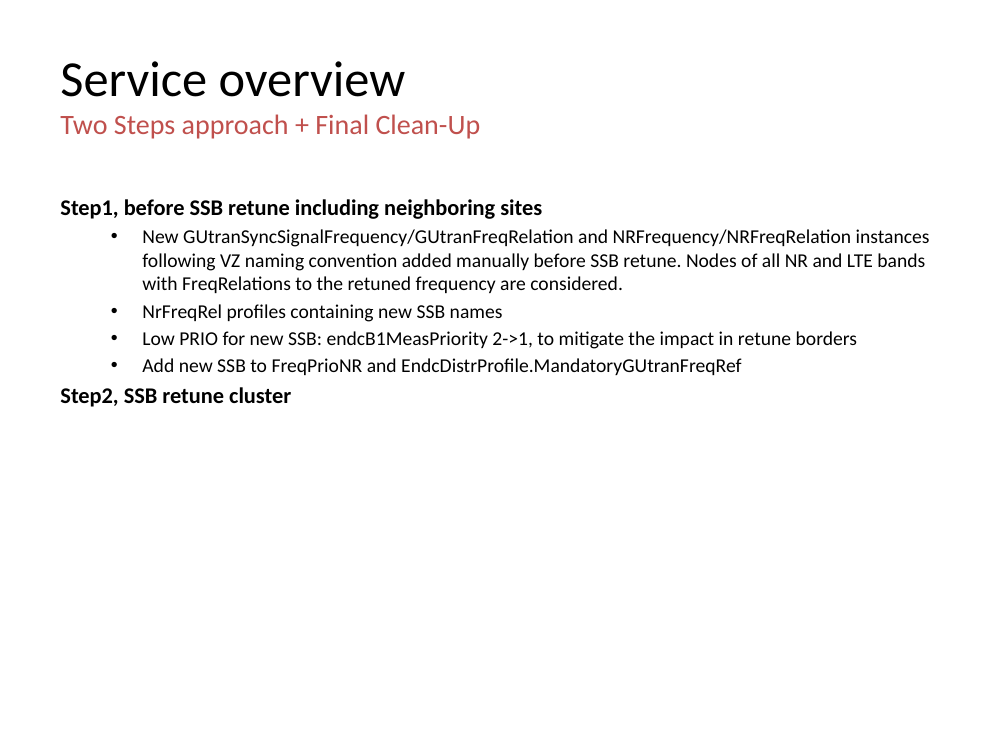
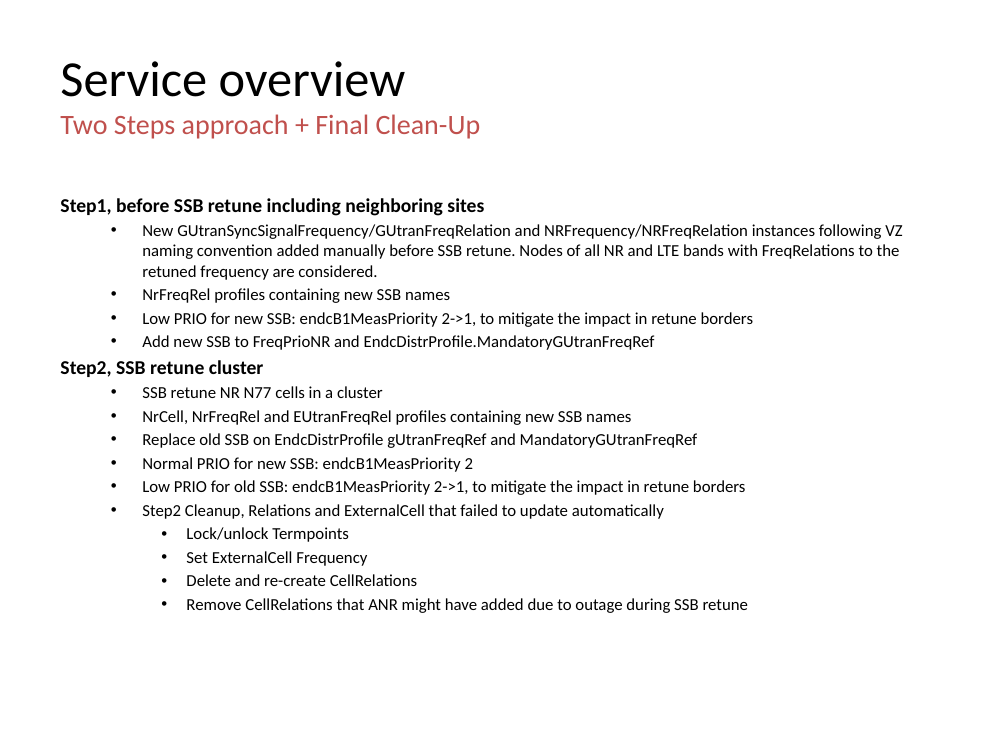
Before and after one commit to jaimetur/SSB_RetuningAutomations, a slide deck: slide 3 of help/User-Guide-SSB-Retuning-Automations-v0.7.4.pptx. Drawn at 1008x756 pixels with LibreOffice and Linux fonts; fonts in the diff are those of the drawing; background and template pictures are left out. Boxes give left, top, right and bottom in pixels: in the first picture for what was removed or moved away, otherwise in the second. Text is boxed around its words. In the diff, an @@ line names an element or a change of style, - is before the commit and + after.

Commit message:
- Updated Technical User Guide - Refactored tools module names

```diff
--- a/help/User-Guide-SSB-Retuning-Automations-v0.7.4.pptx
+++ b/help/User-Guide-SSB-Retuning-Automations-v0.7.4.pptx
@@ text at (x1=60, y1=198, x2=902, y2=377): size 16 to 14 pt in "Step1, before SSB retune including neighboring sites", "Step2, SSB retune cluster"; size 14 to 12 pt in "New GUtranSyncSignalFrequency/GUtranFreqRelation and NRFrequ ...", "NrFreqRel profiles containing new SSB names", "Low PRIO for new SSB: endcB1MeasPriority 2->1, ...", "Add new SSB to FreqPrioNR and EndcDistrProfile.MandatoryGUtr ..."; indent changed @@
@@ text at (x1=142, y1=386, x2=748, y2=613): paragraphs added @@
+  • SSB retune NR N77 cells in a cluster
+  • NrCell, NrFreqRel and EUtranFreqRel profiles containing new SSB names
+  • Replace old SSB on EndcDistrProfile gUtranFreqRef and MandatoryGUtranFreqRef
+  • Normal PRIO for new SSB: endcB1MeasPriority 2
+  • Low PRIO for old SSB: endcB1MeasPriority 2->1, to mitigate the impact in retune borders
+  • Step2 Cleanup, Relations and ExternalCell that failed to update automatically
+    • Lock/unlock Termpoints
+    • Set ExternalCell Frequency
+    • Delete and re-create CellRelations
+    • Remove CellRelations that ANR might have added due to outage during SSB retune
```
Also in this commit, not shown: 55 other slides changed, 8 slides removed, 11 other files.
